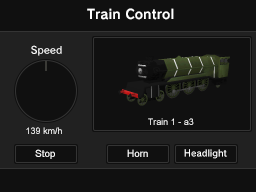
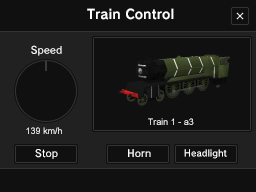
Two versions of the same layered image (256×192). Layer-by-layer changes:
added group "Stop kopiëren" with 11 layers in group "Train Control" over [231, 7, 249, 25]
added layer "Laag 9" in group "Stop kopiëren" over [236, 12, 244, 20]
added layer "Afgeronde rechthoek 1 kopiëren" (1st of 5, in "Train Control" › "Stop kopiëren") in group "Stop kopiëren" over [231, 7, 249, 25]
added layer "Afgeronde rechthoek 1" (1st of 5, in "Train Control" › "Stop kopiëren") in group "Stop kopiëren" over [231, 7, 249, 25]
painted on "Stop" (2nd of 2, in "Train Control" › "Stop") over [35, 149, 58, 159]
painted on "Horn" over [127, 149, 151, 157]
